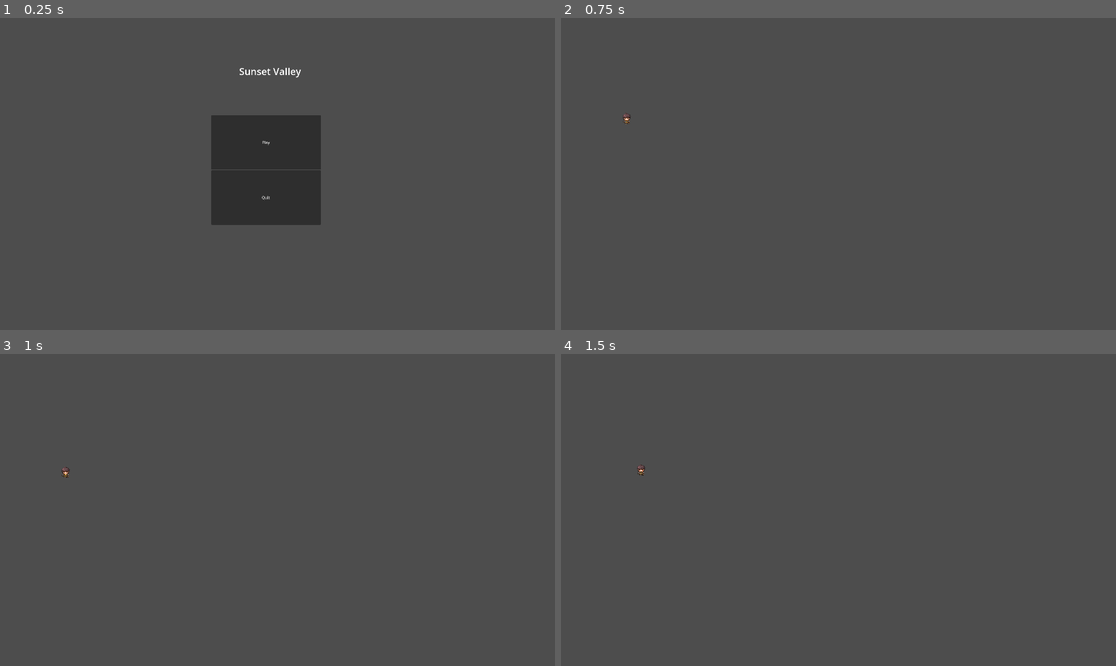
Above: before the commit, frames 1-4 (two rows, left to right).
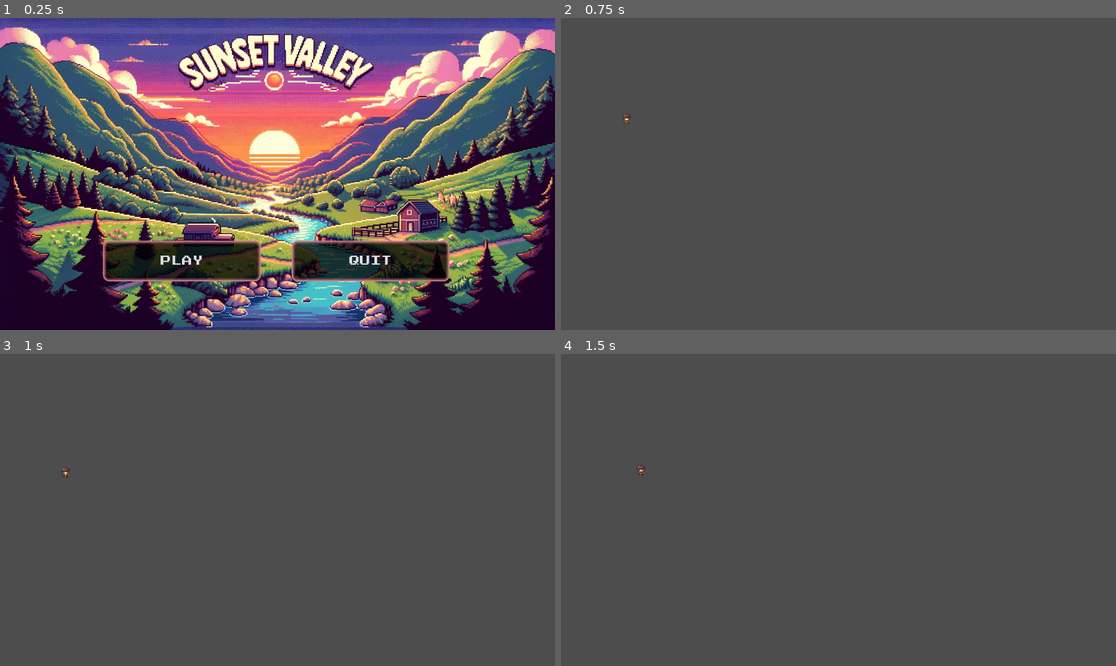
Above: after the commit, the same moments.

Repository: CollinSumrell/Sunset-Valley
Game: Godot game, scene res://main.tscn
Same seed, same stepped clock (60 frames per second), same inputs: the game is played once before the commit and once after it.
Inputs:
- Up to frame 1 (0.25 s): no input
- Up to frame 2 (0.75 s): click "Play" (after the commit: "PLAY") at 0.5 s
- Up to frame 3 (1 s): no input
- Up to frame 4 (1.5 s): tap Enter (ui_accept) at 1.25 s; hold Right (ui_right) from 1.28 s (still down)

The runs differ from the first frame. In frame 1, 97% of the frame differs, in the area x 0-100%, y 0-100%; in frame 2, nothing differs; in frame 3, nothing differs; in frame 4, nothing differs.

Commit message:
Fonts and other assets

Diff:
--- a/main.tscn
+++ b/main.tscn
@@ -1,37 +1,73 @@
-[gd_scene load_steps=2 format=3 uid="uid://cyld18c42kcub"]
+[gd_scene load_steps=6 format=3 uid="uid://bokscotyayqgx"]
 
 [ext_resource type="Script" path="res://Main.gd" id="1_yrkk7"]
+[ext_resource type="FontFile" uid="uid://fkpy7nnqjtg7" path="res://Fonts/PressStart2P-Regular.ttf" id="2_ahf6f"]
+[ext_resource type="Texture2D" uid="uid://ce6m5oyp4lf6h" path="res://Images/Main Key Art.jpeg" id="2_tkwhn"]
+
+[sub_resource type="StyleBoxFlat" id="StyleBoxFlat_k2bth"]
+bg_color = Color(0, 0, 0, 0.752941)
+skew = Vector2(2.08165e-12, 2.08165e-12)
+border_width_left = 16
+border_width_top = 16
+border_width_right = 16
+border_width_bottom = 16
+border_color = Color(0.901961, 0.560784, 0.588235, 1)
+border_blend = true
+corner_radius_top_left = 24
+corner_radius_top_right = 24
+corner_radius_bottom_right = 24
+corner_radius_bottom_left = 24
+
+[sub_resource type="StyleBoxFlat" id="StyleBoxFlat_2wfdp"]
+bg_color = Color(0, 0, 0, 0.752941)
+skew = Vector2(2.08165e-12, 2.08165e-12)
+border_width_left = 16
+border_width_top = 16
+border_width_right = 16
+border_width_bottom = 16
+border_color = Color(0.901961, 0.560784, 0.588235, 1)
+border_blend = true
+corner_radius_top_left = 24
+corner_radius_top_right = 24
+corner_radius_bottom_right = 24
+corner_radius_bottom_left = 24
 
 [node name="Main" type="Node2D"]
 script = ExtResource("1_yrkk7")
 
-[node name="Label" type="Label" parent="."]
-offset_left = 993.0
-offset_top = 194.0
-offset_right = 1247.0
-offset_bottom = 249.0
-theme_override_font_sizes/font_size = 40
-text = "Sunset Valley
-"
+[node name="MainKeyArt" type="Sprite2D" parent="."]
+position = Vector2(1154.5, 651)
+scale = Vector2(1.30078, 1.30078)
+texture = ExtResource("2_tkwhn")
 
-[node name="MenuButtonsRatio" type="AspectRatioContainer" parent="."]
-offset_left = 649.0
-offset_top = 404.0
-offset_right = 1559.0
-offset_bottom = 859.0
+[node name="HBoxContainer" type="HBoxContainer" parent="."]
+offset_left = 428.0
+offset_top = 925.0
+offset_right = 1866.0
+offset_bottom = 1094.0
+size_flags_horizontal = 3
+size_flags_vertical = 3
+theme_override_constants/separation = 128
+alignment = 1
 
-[node name="VBoxContainer" type="VBoxContainer" parent="MenuButtonsRatio"]
+[node name="Play" type="Button" parent="HBoxContainer"]
 layout_mode = 2
+size_flags_horizontal = 3
+size_flags_vertical = 3
+theme_override_fonts/font = ExtResource("2_ahf6f")
+theme_override_font_sizes/font_size = 44
+theme_override_styles/normal = SubResource("StyleBoxFlat_k2bth")
+text = "PLAY"
 
-[node name="Play" type="Button" parent="MenuButtonsRatio/VBoxContainer"]
+[node name="Quit" type="Button" parent="HBoxContainer"]
 layout_mode = 2
+size_flags_horizontal = 3
 size_flags_vertical = 3
-text = "Play"
+theme_override_constants/h_separation = 0
+theme_override_fonts/font = ExtResource("2_ahf6f")
+theme_override_font_sizes/font_size = 44
+theme_override_styles/normal = SubResource("StyleBoxFlat_2wfdp")
+text = "QUIT"
 
-[node name="Quit" type="Button" parent="MenuButtonsRatio/VBoxContainer"]
-layout_mode = 2
-size_flags_vertical = 3
-text = "Quit"
-
-[connection signal="pressed" from="MenuButtonsRatio/VBoxContainer/Play" to="." method="_on_play_pressed"]
-[connection signal="pressed" from="MenuButtonsRatio/VBoxContainer/Quit" to="." method="_on_quit_pressed"]
+[connection signal="pressed" from="HBoxContainer/Play" to="." method="_on_play_pressed"]
+[connection signal="pressed" from="HBoxContainer/Quit" to="." method="_on_quit_pressed"]
Binary file added: Fonts/PressStart2P-Regular.ttf
Not shown, added: Fonts/PressStart2P-Regular.ttf.import
Binary file added: Images/Main Key Art.jpeg
Not shown, added: Images/Main Key Art.jpeg.import
Not shown, added: .DS_Store
